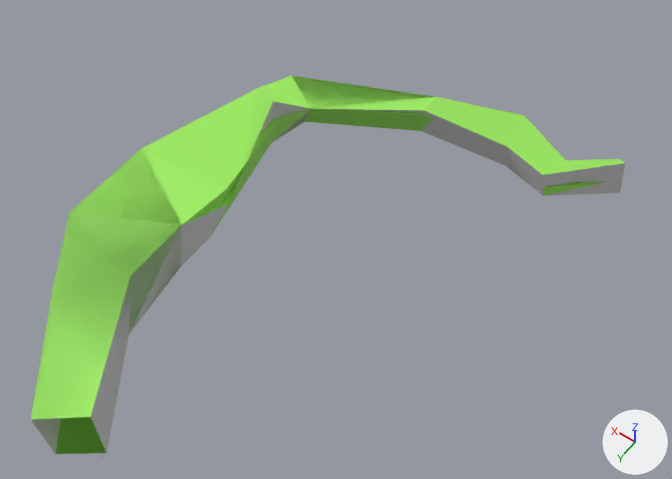
Renders of the FBX model fbx/14.fbx from each side of a commit.
Camera for both pictures: a 50 mm camera at (-0.787, 6.384, 1.508) aimed at (-0.149, 5.49, 0.104). The lights are fixed; the arrows at lower right show +X, +Y and +Z. Where no turn or scale is listed for an object, it has been applied to the vertices.

Script lines for the objects in view, before the commit:
```python
me_level14_ncl1_1 = bpy.data.meshes.new('level14_ncl1_1')
me_level14_ncl1_1.from_pydata(...)  # 272 vertices, 278 faces; spans x -0.445..0.445, y -0.527..0.521, z -0.154..0.207
# faces by material slot: [18, 18, 80, 162]
me_level14_ncl1_1.materials.append(mat_grass7)  # green #9ded5d
me_level14_ncl1_1.materials.append(mat_rock)  # light grey #d2d2d2
me_level14_ncl1_1.materials.append(mat_set_summer_set_summer_tree05)  # green #94c279
me_level14_ncl1_1.materials.append(mat_set_summer_set_summer_ground09)  # green #6aa933
# before: 4 (0.216, 0.23, 0.091) at pixel (130, 275), 5 (0.362, 0.313, 0.017) at pixel (52, 290), 8 (0.209, 0.091, 0.106) at pixel (182, 224), 9 (0.442, 0.174, 0.062) at pixel (69, 212), 12 (0.198, -0.029, 0.06) at pixel (228, 203)
# before: 13 (0.445, -0.041, 0.062) at pixel (142, 148), 16 (0.264, -0.266, 0.123) at pixel (273, 101), 17 (0.386, -0.354, 0.028) at pixel (257, 88), 20 (0.23, -0.353, 0.052) at pixel (311, 108), 21 (0.357, -0.446, 0.015) at pixel (291, 75)
# before: 24 (-0.007, -0.435, 0.115) at pixel (424, 110), 25 (0.012, -0.521, 0.079) at pixel (436, 96), 28 (-0.216, -0.409, 0.154) at pixel (507, 146), 29 (-0.193, -0.527, 0.134) at pixel (524, 115), 32 (-0.313, -0.367, 0.171) at pixel (542, 174)
# before: 33 (-0.324, -0.45, 0.147) at pixel (565, 160), 36 (-0.435, -0.453, 0.207) at pixel (625, 162), 37 (-0.42, -0.466, 0.196) at pixel (619, 158)
me_simple_ncl1_1 = bpy.data.meshes.new('simple_ncl1_1')
me_simple_ncl1_1.from_pydata(...)  # 40 vertices, 36 faces; spans x -0.272..0.619, y -1.368..-0.326, z -0.23..0.078
me_simple_ncl1_1.materials.append(mat_grass7)  # green #9ded5d
# before: 8 (0.383, -0.756, 0.029) at pixel (182, 224), 9 (0.616, -0.672, -0.015) at pixel (69, 212), 12 (0.371, -0.876, 0.029) at pixel (226, 189), 13 (0.619, -0.888, -0.015) at pixel (142, 148), 16 (0.437, -1.113, -0.023) at pixel (275, 124)
# before: 17 (0.56, -1.201, -0.049) at pixel (257, 88), 20 (0.404, -1.2, -0.024) at pixel (311, 108), 21 (0.53, -1.293, -0.061) at pixel (291, 75), 24 (0.166, -1.282, 0.027) at pixel (423, 114), 25 (0.186, -1.368, 0.002) at pixel (436, 96)
# before: 28 (-0.038, -1.297, 0.014), 29 (-0.025, -1.354, -0.003), 32 (-0.141, -1.239, 0.039) at pixel (544, 186), 33 (-0.148, -1.288, 0.024), 36 (-0.262, -1.3, 0.078)
# before: 37 (-0.246, -1.313, 0.068)
ob_level14 = bpy.data.objects.new('level14', me_level14_ncl1_1)
ob_level14.location = (-0.1, 5.547, 0.007)
ob_simple = bpy.data.objects.new('simple', me_simple_ncl1_1)
ob_simple.location = (-0.274, 6.394, 0.083)
```
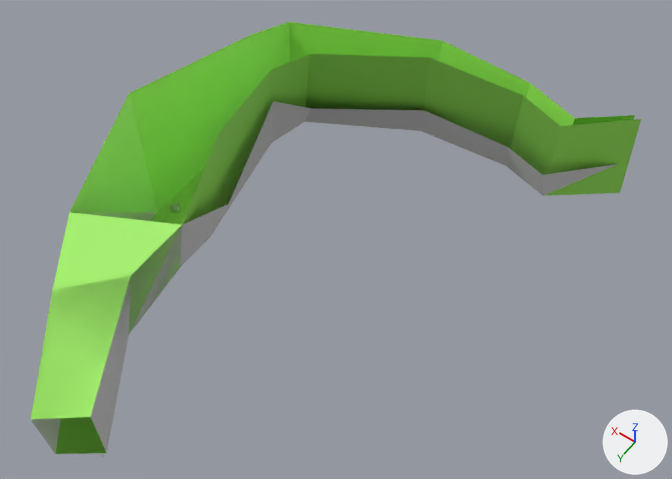
Diff of the bpy script that builds the scene:
```diff
--- a/fbx/14.fbx.py
+++ b/fbx/14.fbx.py
@@ me_simple_ncl1_1 @@
 me_simple_ncl1_1.from_pydata(...)  # 40 vertices, 36 faces; spans x -0.272..0.619, y -1.368..-0.326, z -0.23..0.078
 # used by ob_simple; location = (-0.274, 6.394, 0.083)
 # verts and faces of me_simple_ncl1_1; kept vertices keep their numbers, new ones are numbered from 40
+# me_simple_ncl1_1 part 2
+delete_faces([(8, 9, 13, 12), (12, 13, 17, 16), (16, 17, 21, 20), (20, 21, 25, 24), (24, 25, 29, 28), (28, 29, 33, 32)])
+delete_faces([(32, 33, 37, 36)])
+for i in [12, 13, 16, 17, 20, 24, 25]: verts[i] += (0.0, 0.0, 0.158)
+for i in [28, 29, 33, 36, 37]: verts[i] += (0.0, 0.0, 0.168)
+verts[21] = (0.53, -1.293, 0.096)  # moved, pixel (288, 21)
+verts[32] = (-0.141, -1.239, 0.206)  # moved, pixel (560, 126)
 me_simple_ncl1_1.materials.append(mat_grass7)
@@ me_level14_ncl1_1 @@
 me_level14_ncl1_1.from_pydata(...)  # 272 vertices, 278 faces; spans x -0.445..0.445, y -0.527..0.521, z -0.154..0.207
 # used by ob_level14; location = (-0.1, 5.547, 0.007)
 # verts and faces of me_level14_ncl1_1; kept vertices keep their numbers, new ones are numbered from 272
+# me_level14_ncl1_1 part 1
+delete_faces([(4, 5, 9, 8), (8, 9, 13, 12), (12, 13, 17, 16), (16, 17, 21, 20), (20, 21, 25, 24), (24, 25, 29, 28)])
+delete_faces([(28, 29, 33, 32), (32, 33, 37, 36)])
 me_level14_ncl1_1.materials.append(mat_grass7)
```

Changed parts and their boxes [x1, y1, x2, y2] in the pictures (672 x 479 px):
'simple', reshaped (6% wider, 14% taller): before [31, 76, 605, 454]; after [31, 22, 641, 454]
'level14', reshaped (7% shorter): before [31, 76, 625, 457]; after [31, 101, 617, 457]
part 1 of me_level14_ncl1_1, deleted (green): before [53, 76, 625, 289]
part 2 of me_simple_ncl1_1, cut back: before [70, 76, 605, 232]; after [70, 22, 641, 225]
